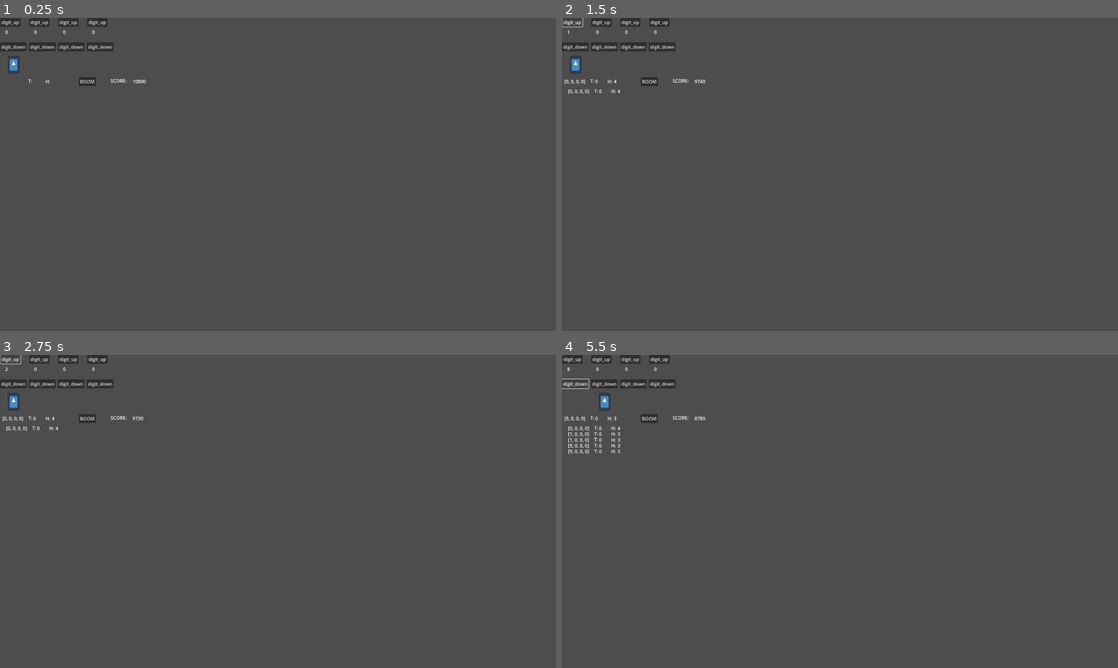
Above: before the commit, frames 1-4 (two rows, left to right).
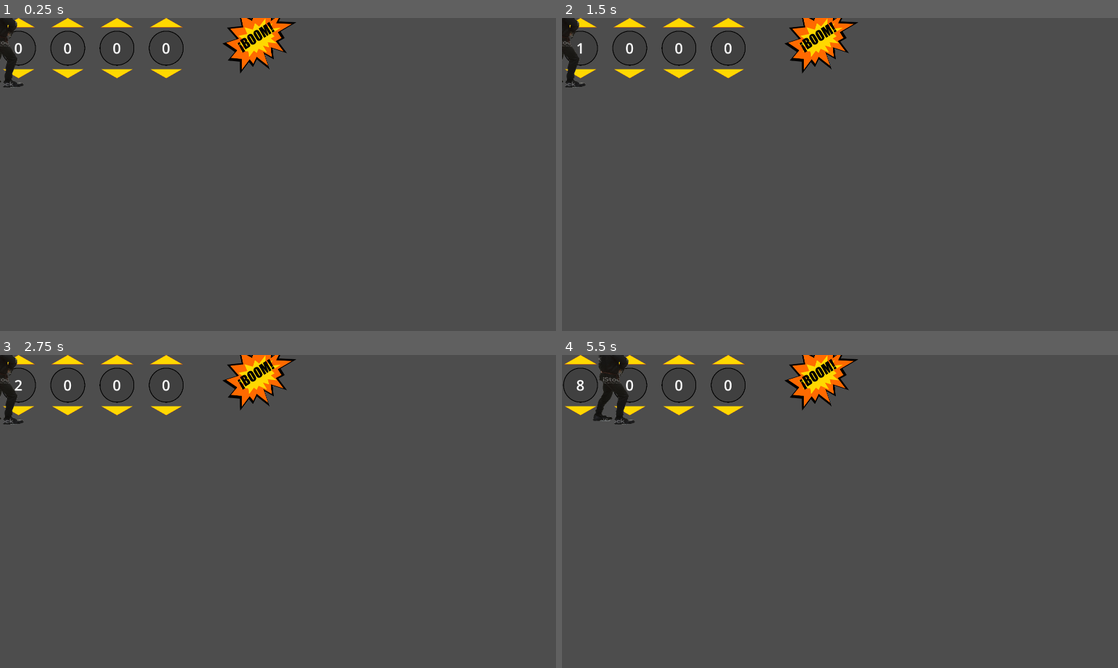
Above: after the commit, the same moments.

Repository: juanandres185/PLD_SecretShips
Game: Godot game, scene res://nodes/Player.tscn
The game is run twice, just before and just after one commit, with the same random seed, the same clock (stepped at 60 frames per second) and the same inputs. The engine's default icon, where the game draws it, is replaced by a stand-in: a white triangle on a blue panel in a dark square.
Inputs (mouse positions are in pixels of both pictures, inside the frame that each line leads up to; where the layout moved, square brackets give the same spot in the first picture):
- Up to frame 1 (0.25 s): no input
- Up to frame 2 (1.5 s): click (823, 36) [650, 80] at 0.5 s; click (578, 21) at 1.27 s
- Up to frame 3 (2.75 s): click (11, 358) at 2 s, where only the run before the commit has a clickable "digit_up"
- Up to frame 4 (5.5 s): click (578, 411) at 2.77 s; click (573, 383) at 3.5 s, where only the run before the commit has a clickable "digit_down"; tap Enter (ui_accept) at 4.25, 5.27, 5.3 s; hold Right (ui_right) 4.28-5.03 s; hold Enter (ui_accept) 4.28-5.03 s; hold S from 5.03 s (still down); tap Space at 5.1 s

The runs differ from the first frame. In frame 1, 3.3% of the frame differs, in the area x 0-54%, y 0-23%; in frame 2, 3.3%; in frame 3, 3.3%; in frame 4, 3.9%, in the area x 0-54%, y 0-32%.

Commit message:
Varios cambios esteticos
Añadido el modo 1 jugador con interfaz
Eliminadas las clases disparo, gameset y digit_selector
Encontrado un bug con la función boom que no muestra correctamente la información cuando hay números repetidos.

Diff:
--- a/config.cfg
+++ b/config.cfg
@@ -1,10 +1,10 @@
 [volume]
 
-general=90
-sounds=85
-music=40
+general=97
+sounds=86
+music=60
 
 [graphics]
 
-fullscreen=false
+fullscreen=true
 resolution=0
--- a/nodes/1p_game.tscn
+++ b/nodes/1p_game.tscn
@@ -1,11 +1,13 @@
-[gd_scene load_steps=8 format=3 uid="uid://daitm0va0bavs"]
+[gd_scene load_steps=10 format=3 uid="uid://daitm0va0bavs"]
 
 [ext_resource type="Texture2D" uid="uid://cir1t4sablbap" path="res://sprites/Gameset/BackgroundSea.jpg" id="1_tmbeg"]
 [ext_resource type="PackedScene" uid="uid://b84t7ayu1w7vs" path="res://nodes/Player.tscn" id="1_ya5ec"]
 [ext_resource type="Texture2D" uid="uid://r3a6jq5dyv2a" path="res://sprites/Gameset/PirateShip.png" id="2_71ova"]
 [ext_resource type="Texture2D" uid="uid://d1u7yv05lmesk" path="res://sprites/Gameset/MainDeck.png" id="3_0ccan"]
 [ext_resource type="Texture2D" uid="uid://c3wlquhtwl2py" path="res://sprites/Gameset/Cannon.png" id="4_awfec"]
+[ext_resource type="Texture2D" uid="uid://i03vlsr33bj3" path="res://sprites/Gameset/Clipboard.png" id="5_rdj7k"]
 [ext_resource type="AudioStream" uid="uid://cj8ka6kaw6crs" path="res://sound/Pirate Music Pack/Pirate 8.mp3" id="6_ix33a"]
+[ext_resource type="FontFile" uid="uid://664eu3il4ttm" path="res://fonts/ChalkboardByMartaVanEck-gvpp.ttf" id="7_rx0yh"]
 
 [sub_resource type="GDScript" id="GDScript_6xuy8"]
 script/source = "extends Node2D
@@ -68,32 +70,90 @@
 [node name="MainShip" type="Node2D" parent="Control"]
 position = Vector2(16, 0)
 
+[node name="Cannons" type="Node2D" parent="Control/MainShip"]
+position = Vector2(688, 760)
+scale = Vector2(0.8, 0.8)
+
+[node name="Cannon1" type="Sprite2D" parent="Control/MainShip/Cannons"]
+position = Vector2(180, 180)
+texture = ExtResource("4_awfec")
+
+[node name="Cannon4" type="Sprite2D" parent="Control/MainShip/Cannons"]
+position = Vector2(819, 180)
+texture = ExtResource("4_awfec")
+
+[node name="Cannon3" type="Sprite2D" parent="Control/MainShip/Cannons"]
+position = Vector2(604, 180)
+texture = ExtResource("4_awfec")
+
+[node name="Cannon2" type="Sprite2D" parent="Control/MainShip/Cannons"]
+position = Vector2(389, 180)
+texture = ExtResource("4_awfec")
+
 [node name="MainDeck" type="Sprite2D" parent="Control/MainShip"]
-position = Vector2(960, 833.75)
-scale = Vector2(1.3913, 1.00716)
+position = Vector2(1089.07, 876.424)
+rotation = -0.013437
+scale = Vector2(1.23922, 0.981596)
 texture = ExtResource("3_0ccan")
 
-[node name="MainShip" type="Node2D" parent="Control/MainShip"]
-position = Vector2(112, -8)
-metadata/_edit_group_ = true
+[node name="ScoreMarker" type="Node2D" parent="Control/MainShip"]
 
-[node name="Cannon1" type="Sprite2D" parent="Control/MainShip/MainShip"]
-position = Vector2(512, 856)
-texture = ExtResource("4_awfec")
+[node name="Clipboard" type="Sprite2D" parent="Control/MainShip/ScoreMarker"]
+position = Vector2(232, 728)
+rotation = -0.0750641
+scale = Vector2(0.485465, 0.485465)
+texture = ExtResource("5_rdj7k")
 
-[node name="Cannon4" type="Sprite2D" parent="Control/MainShip/MainShip"]
-position = Vector2(1151, 856)
-texture = ExtResource("4_awfec")
+[node name="Sunk" type="Label" parent="Control/MainShip/ScoreMarker"]
+offset_left = 55.0
+offset_top = 475.0
+offset_right = 215.0
+offset_bottom = 531.0
+rotation = -0.08503
+theme_override_colors/font_color = Color(0, 0, 0, 1)
+theme_override_fonts/font = ExtResource("7_rx0yh")
+theme_override_font_sizes/font_size = 50
+text = "Hundidos"
+horizontal_alignment = 1
+vertical_alignment = 1
 
-[node name="Cannon3" type="Sprite2D" parent="Control/MainShip/MainShip"]
-position = Vector2(936, 856)
-texture = ExtResource("4_awfec")
+[node name="Touch" type="Label" parent="Control/MainShip/ScoreMarker"]
+offset_left = 256.0
+offset_top = 459.0
+offset_right = 433.0
+offset_bottom = 515.0
+rotation = -0.0945344
+theme_override_colors/font_color = Color(0, 0, 0, 1)
+theme_override_fonts/font = ExtResource("7_rx0yh")
+theme_override_font_sizes/font_size = 50
+text = "Tocados"
+horizontal_alignment = 1
+vertical_alignment = 1
 
-[node name="Cannon2" type="Sprite2D" parent="Control/MainShip/MainShip"]
-position = Vector2(721, 856)
-texture = ExtResource("4_awfec")
+[node name="Number" type="Label" parent="Control/MainShip/ScoreMarker"]
+offset_left = -8.0
+offset_top = 536.0
+offset_right = 51.0
+offset_bottom = 593.0
+rotation = -0.0805838
+theme_override_colors/font_color = Color(0, 0, 0, 1)
+theme_override_fonts/font = ExtResource("7_rx0yh")
+theme_override_font_sizes/font_size = 50
+text = "1
+2
+3
+4
+5
+6
+7
+8
+9
+10"
+horizontal_alignment = 1
+vertical_alignment = 1
 
 [node name="Player" parent="." instance=ExtResource("1_ya5ec")]
+position = Vector2(771, 824)
 
 [node name="Music" type="AudioStreamPlayer" parent="."]
 stream = ExtResource("6_ix33a")
--- /dev/null
+++ b/nodes/Cannons.gd
@@ -0,0 +1,11 @@
+extends Node2D
+
+
+# Called when the node enters the scene tree for the first time.
+func _ready():
+	pass # Replace with function body.
+
+
+# Called every frame. 'delta' is the elapsed time since the previous frame.
+func _process(delta):
+	pass
--- a/nodes/Player.tscn
+++ b/nodes/Player.tscn
@@ -1,44 +1,67 @@
-[gd_scene load_steps=4 format=3 uid="uid://b84t7ayu1w7vs"]
+[gd_scene load_steps=5 format=3 uid="uid://b84t7ayu1w7vs"]
 
 [ext_resource type="Script" path="res://scripts/player.gd" id="1_kdd8j"]
-[ext_resource type="Texture2D" uid="uid://cgdrg4wmjp2ud" path="res://icon.svg" id="3_0vnpm"]
-[ext_resource type="PackedScene" uid="uid://p01wvbaeefeh" path="res://nodes/disparo.tscn" id="3_tjvtc"]
+[ext_resource type="Texture2D" uid="uid://cbg6pgvwur341" path="res://sprites/DigitSelector/Pirata.png" id="3_qgi6d"]
+[ext_resource type="Texture2D" uid="uid://phexvqmy803l" path="res://sprites/DigitSelector/Boom.png" id="4_guquk"]
+[ext_resource type="FontFile" uid="uid://664eu3il4ttm" path="res://fonts/ChalkboardByMartaVanEck-gvpp.ttf" id="6_jmqbf"]
 
 [node name="Player" type="Node2D"]
 script = ExtResource("1_kdd8j")
-
-[node name="last_disparo" parent="." instance=ExtResource("3_tjvtc")]
-position = Vector2(7, 206)
-
-[node name="Boom" type="Button" parent="."]
-offset_left = 272.0
-offset_top = 204.0
-offset_right = 331.0
-offset_bottom = 235.0
-text = "BOOM"
-metadata/_edit_use_anchors_ = true
-
-[node name="arrow" type="Sprite2D" parent="."]
-position = Vector2(47, 161)
-scale = Vector2(0.308348, 0.469172)
-texture = ExtResource("3_0vnpm")
 
 [node name="Timer" type="Timer" parent="."]
 autostart = true
 
 [node name="score_title" type="Label" parent="."]
-offset_left = 382.0
-offset_top = 205.0
-offset_right = 435.0
-offset_bottom = 231.0
+offset_left = 728.0
+offset_top = -768.0
+offset_right = 900.0
+offset_bottom = -696.0
+theme_override_font_sizes/font_size = 50
 text = "SCORE:
 "
 
 [node name="score" type="Label" parent="."]
-offset_left = 458.0
-offset_top = 207.0
-offset_right = 498.0
-offset_bottom = 230.0
+offset_left = 912.0
+offset_top = -768.0
+offset_right = 952.0
+offset_bottom = -699.0
+theme_override_font_sizes/font_size = 50
 
+[node name="Boom" type="TextureButton" parent="."]
+offset_left = 768.0
+offset_top = -64.0
+offset_right = 1024.0
+offset_bottom = 192.0
+texture_normal = ExtResource("4_guquk")
+ignore_texture_size = true
+stretch_mode = 0
+
+[node name="arrow" type="Sprite2D" parent="."]
+position = Vector2(9.39575, 87.8511)
+scale = Vector2(0.239223, 0.176983)
+texture = ExtResource("3_qgi6d")
+
+[node name="Touch" type="Label" parent="."]
+offset_left = -516.0
+offset_top = -305.979
+offset_right = -339.0
+offset_bottom = 254.021
+rotation = -0.0792981
+theme_override_colors/font_color = Color(0, 0, 0, 1)
+theme_override_fonts/font = ExtResource("6_jmqbf")
+theme_override_font_sizes/font_size = 50
+horizontal_alignment = 1
+
+[node name="Sunk" type="Label" parent="."]
+offset_left = -712.0
+offset_top = -289.979
+offset_right = -552.0
+offset_bottom = -233.979
+rotation = -0.100308
+theme_override_colors/font_color = Color(0, 0, 0, 1)
+theme_override_fonts/font = ExtResource("6_jmqbf")
+theme_override_font_sizes/font_size = 50
+horizontal_alignment = 1
+
+[connection signal="timeout" from="Timer" to="." method="_on_timer_timeout"]
 [connection signal="pressed" from="Boom" to="." method="_on_boom_pressed"]
-[connection signal="timeout" from="Timer" to="." method="_on_timer_timeout"]
--- a/nodes/cannon.tscn
+++ b/nodes/cannon.tscn
@@ -1,29 +1,44 @@
-[gd_scene load_steps=2 format=3 uid="uid://dq54g8d2r5rop"]
+[gd_scene load_steps=4 format=3 uid="uid://dq54g8d2r5rop"]
 
 [ext_resource type="Script" path="res://scripts/cannon.gd" id="1_ijdv1"]
+[ext_resource type="Texture2D" uid="uid://c24ve3ykj1qa5" path="res://sprites/DigitSelector/UpDownArrow.png" id="2_aa2gb"]
+[ext_resource type="Texture2D" uid="uid://5ki640lv8xlo" path="res://sprites/DigitSelector/CannonSelector.png" id="3_nmk18"]
 
 [node name="Cannon" type="Node2D"]
 script = ExtResource("1_ijdv1")
 
-[node name="digit_up" type="Button" parent="."]
-offset_left = 1.0
-offset_top = -1.0
-offset_right = 71.0
-offset_bottom = 30.0
-text = "digit_up"
+[node name="digit_up" type="TextureButton" parent="."]
+offset_left = 8.0
+offset_right = 120.0
+offset_bottom = 32.0
+texture_normal = ExtResource("2_aa2gb")
+ignore_texture_size = true
+stretch_mode = 0
 
-[node name="digit_down" type="Button" parent="."]
-offset_top = 84.0
-offset_right = 92.0
-offset_bottom = 115.0
-text = "digit_down"
+[node name="digit_down" type="TextureButton" parent="."]
+offset_left = 8.0
+offset_top = 176.0
+offset_right = 120.0
+offset_bottom = 208.0
+texture_normal = ExtResource("2_aa2gb")
+ignore_texture_size = true
+stretch_mode = 0
+flip_v = true
 
-[node name="text" type="RichTextLabel" parent="."]
-offset_left = 18.0
-offset_top = 37.0
-offset_right = 58.0
-offset_bottom = 77.0
+[node name="Marker" type="Sprite2D" parent="."]
+position = Vector2(64, 104)
+scale = Vector2(0.264901, 0.264901)
+texture = ExtResource("3_nmk18")
+
+[node name="Digit" type="Label" parent="."]
+offset_left = 8.0
+offset_top = 64.0
+offset_right = 120.0
+offset_bottom = 144.0
+theme_override_font_sizes/font_size = 50
 text = "Hola"
+horizontal_alignment = 1
+vertical_alignment = 1
 
 [connection signal="pressed" from="digit_up" to="." method="_on_digit_up_pressed"]
 [connection signal="pressed" from="digit_down" to="." method="_on_digit_down_pressed"]
--- a/nodes/digit_selector.tscn
+++ /dev/null
@@ -1,29 +0,0 @@
-[gd_scene load_steps=2 format=3 uid="uid://bqlfliob8ccct"]
-
-[ext_resource type="Script" path="res://scripts/digit_selector.gd" id="1_uvy7j"]
-
-[node name="digit_selector" type="Node2D"]
-script = ExtResource("1_uvy7j")
-
-[node name="digit_up" type="Button" parent="."]
-offset_left = 1.0
-offset_top = -1.0
-offset_right = 71.0
-offset_bottom = 30.0
-text = "digit_up"
-
-[node name="digit_down" type="Button" parent="."]
-offset_top = 84.0
-offset_right = 92.0
-offset_bottom = 115.0
-text = "digit_down"
-
-[node name="text" type="RichTextLabel" parent="."]
-offset_left = 18.0
-offset_top = 37.0
-offset_right = 58.0
-offset_bottom = 77.0
-text = "Hola"
-
-[connection signal="pressed" from="digit_up" to="." method="_on_digit_up_pressed"]
-[connection signal="pressed" from="digit_down" to="." method="_on_digit_down_pressed"]
--- a/nodes/disparo.tscn
+++ /dev/null
@@ -1,37 +0,0 @@
-[gd_scene load_steps=2 format=3 uid="uid://p01wvbaeefeh"]
-
-[ext_resource type="Script" path="res://scripts/disparo.gd" id="1_uc1gl"]
-
-[node name="disparo" type="Node2D"]
-script = ExtResource("1_uc1gl")
-
-[node name="title_hundidos" type="Label" parent="."]
-offset_left = 150.0
-offset_top = 1.0
-offset_right = 190.0
-offset_bottom = 27.0
-text = "H:"
-
-[node name="title_tocados" type="Label" parent="."]
-offset_left = 91.0
-offset_right = 131.0
-offset_bottom = 26.0
-text = "T:"
-
-[node name="tocados" type="Label" parent="."]
-offset_left = 108.0
-offset_top = 1.0
-offset_right = 148.0
-offset_bottom = 24.0
-
-[node name="hundidos" type="Label" parent="."]
-offset_left = 172.0
-offset_top = 1.0
-offset_right = 212.0
-offset_bottom = 24.0
-
-[node name="disparo" type="Label" parent="."]
-offset_left = 1.0
-offset_top = 1.0
-offset_right = 41.0
-offset_bottom = 24.0
--- a/nodes/gameset.tscn
+++ /dev/null
@@ -1,58 +0,0 @@
-[gd_scene load_steps=5 format=3 uid="uid://so3fidvdiii2"]
-
-[ext_resource type="Texture2D" uid="uid://cir1t4sablbap" path="res://sprites/Gameset/BackgroundSea.jpg" id="1_wdgwm"]
-[ext_resource type="Texture2D" uid="uid://r3a6jq5dyv2a" path="res://sprites/Gameset/PirateShip.png" id="2_4kth5"]
-[ext_resource type="Texture2D" uid="uid://d1u7yv05lmesk" path="res://sprites/Gameset/MainDeck.png" id="3_4c8e2"]
-[ext_resource type="Texture2D" uid="uid://c3wlquhtwl2py" path="res://sprites/Gameset/Cannon.png" id="4_fkgfn"]
-
-[node name="Gameset" type="Control"]
-layout_mode = 3
-anchors_preset = 15
-anchor_right = 1.0
-anchor_bottom = 1.0
-grow_horizontal = 2
-grow_vertical = 2
-
-[node name="TextureRect" type="TextureRect" parent="."]
-layout_mode = 1
-anchors_preset = 15
-anchor_right = 1.0
-anchor_bottom = 1.0
-grow_horizontal = 2
-grow_vertical = 2
-texture = ExtResource("1_wdgwm")
-expand_mode = 1
-
-[node name="EnemyShip" type="Node2D" parent="."]
-
-[node name="EnemyShip" type="Sprite2D" parent="EnemyShip"]
-position = Vector2(992, -120)
-scale = Vector2(1.89483, 1.3638)
-texture = ExtResource("2_4kth5")
-
-[node name="MainShip" type="Node2D" parent="."]
-
-[node name="MainDeck" type="Sprite2D" parent="MainShip"]
-position = Vector2(960, 833.75)
-scale = Vector2(1.3913, 1.00716)
-texture = ExtResource("3_4c8e2")
-
-[node name="MainShip" type="Node2D" parent="MainShip"]
-position = Vector2(112, -8)
-metadata/_edit_group_ = true
-
-[node name="Cannon1" type="Sprite2D" parent="MainShip/MainShip"]
-position = Vector2(512, 856)
-texture = ExtResource("4_fkgfn")
-
-[node name="Cannon4" type="Sprite2D" parent="MainShip/MainShip"]
-position = Vector2(1151, 856)
-texture = ExtResource("4_fkgfn")
-
-[node name="Cannon3" type="Sprite2D" parent="MainShip/MainShip"]
-position = Vector2(936, 856)
-texture = ExtResource("4_fkgfn")
-
-[node name="Cannon2" type="Sprite2D" parent="MainShip/MainShip"]
-position = Vector2(721, 856)
-texture = ExtResource("4_fkgfn")
--- a/nodes/main_menu.gd
+++ b/nodes/main_menu.gd
@@ -14,6 +14,11 @@
 var options_menu
 var play_menu
 var volume_menu
+
+func _input(event):
+	if event.is_action_pressed("ui_left"): _on_go_left_pressed()
+	if event.is_action_pressed("ui_right"): _on_go_right_pressed()
+	if event.is_action_pressed("ui_accept"): _on_select_option_pressed()
 
 
 
--- a/scripts/cannon.gd
+++ b/scripts/cannon.gd
@@ -3,7 +3,7 @@
 var player
 var num = 0
 
-@onready var text = $text
+@onready var Digit = $Digit
 
 
 # Called when the node enters the scene tree for the first time.
@@ -11,12 +11,12 @@
 	player = get_node("..")
 	num = player.num_canons
 	player.num_canons+=1
-	text.text = str(player.numeroActual[num])
+	Digit.text = str(player.numeroActual[num])
 
 
 func _on_digit_up_pressed():
-	text.text = str(player.up(num))
+	Digit.text = str(player.up(num))
 
 
 func _on_digit_down_pressed():
-	text.text = str(player.down(num))
+	Digit.text = str(player.down(num))
--- a/scripts/disparo.gd
+++ b/scripts/disparo.gd
@@ -9,4 +9,4 @@
 func shot(disparo, tocados, hundidos):
 	$tocados.text = str(tocados)
 	$hundidos.text = str(hundidos)
-	$disparo.text = str(disparo)
+	$disparo.text = "Disparo Nº"+str(disparo)
--- a/scripts/player.gd
+++ b/scripts/player.gd
@@ -1,10 +1,7 @@
 extends Node2D
 
-var disparo = preload("res://nodes/disparo.tscn")
-var pos_disparo = Vector2(20,220)
-
 var num_canons = 0
-var separador = 100
+var separador = 170
 
 var points_per_turn = 250
 var points_per_second = 10
@@ -45,7 +42,8 @@
 		print("ERROR CON EL SISTEMA DE PUNTUACIÓN")
 
 	$score.text = str(score)
-
+	$Touch.text = ""
+	$Sunk.text = ""
 
 	tecla_up = KEY_UP
 	tecla_down = KEY_DOWN
@@ -61,8 +59,11 @@
 
 		var cannon = preload("res://nodes/cannon.tscn").instantiate()
 		add_child(cannon)
+		move_child(cannon,i)
 		cannon.add_to_group("cannons")
 		cannon.position.x = i*separador
+
+
 
 func digit_up():
 	numeroActual[pos] = (numeroActual[pos]+1) % Global.mod
@@ -136,33 +137,20 @@
 			previous_digit()
 
 		if event.keycode == tecla_boom:
-			var ret = boom()
-			var new_disparo = disparo.instantiate()
-			new_disparo.shot(numeroActual, ret[0], ret[1])
-			pos_disparo.y+=20
-			new_disparo.position = pos_disparo
-			$last_disparo/hundidos.text = str(ret[1])
-			$last_disparo/tocados.text = str(ret[0])
-			$last_disparo/disparo.text = str(numeroActual)
-			add_child(new_disparo)
-
-			print(new_disparo.position)
+			_on_boom_pressed()
 
 
 
 func _on_boom_pressed():
 	var ret = boom()
-	var new_disparo = disparo.instantiate()
-	new_disparo.shot(numeroActual, ret[0], ret[1])
-	pos_disparo.y+=20
-	new_disparo.position = pos_disparo
-	$last_disparo/hundidos.text = str(ret[1])
-	$last_disparo/tocados.text = str(ret[0])
-	$last_disparo/disparo.text = str(numeroActual)
-	add_child(new_disparo)
+	$Touch.text += str(ret[0])+"\n"
+	$Sunk.text += str(ret[1])+"\n"
 
-	print(new_disparo.position)
-
+	var touch1 = $Touch.text.split("\n")
+	var sunk1 = $Sunk.text.split("\n")
+	if (len(touch1) > 10):
+		$Touch.text = $Touch.text.left(len(touch1[0])+1)
+		$Sunk.text = $Sunk.text.left(len(sunk1[0])+1)
 
 func _on_timer_timeout():
 	if count_time:
Binary file added: fonts/ChalkboardByMartaVanEck-gvpp.ttf
Not shown, added: fonts/ChalkboardByMartaVanEck-gvpp.ttf.import
Binary file added: sprites/DigitSelector/Boom.png
Not shown, added: sprites/DigitSelector/Boom.png.import
Binary file added: sprites/DigitSelector/CannonSelector.png
Not shown, added: sprites/DigitSelector/CannonSelector.png.import
Binary file added: sprites/DigitSelector/Pirata.png
Not shown, added: sprites/DigitSelector/Pirata.png.import
Binary file added: sprites/DigitSelector/UpDownArrow.png
Not shown, added: sprites/DigitSelector/UpDownArrow.png.import
Binary file added: sprites/Gameset/Clipboard.png
Not shown, added: sprites/Gameset/Clipboard.png.import
